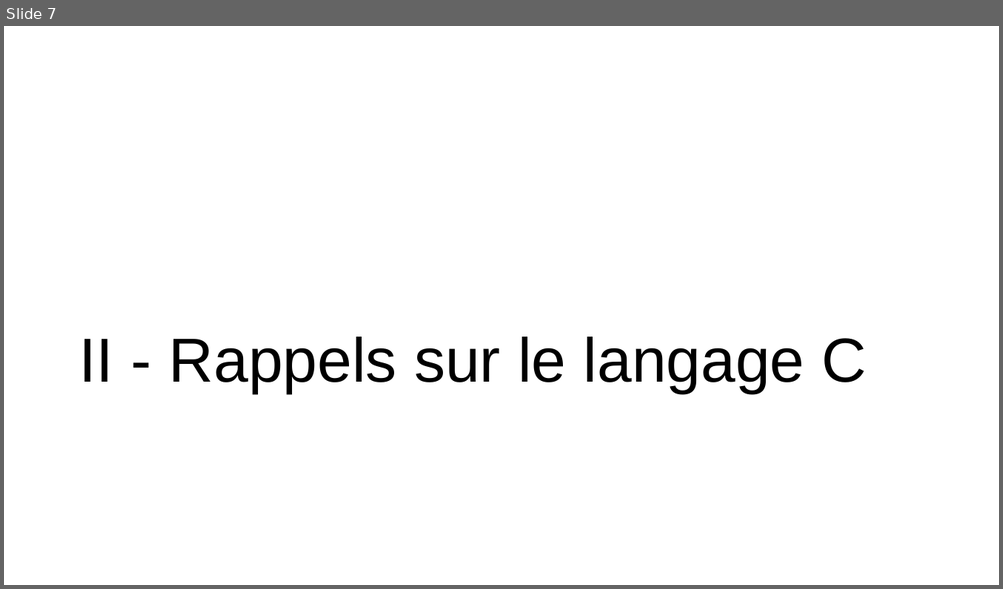
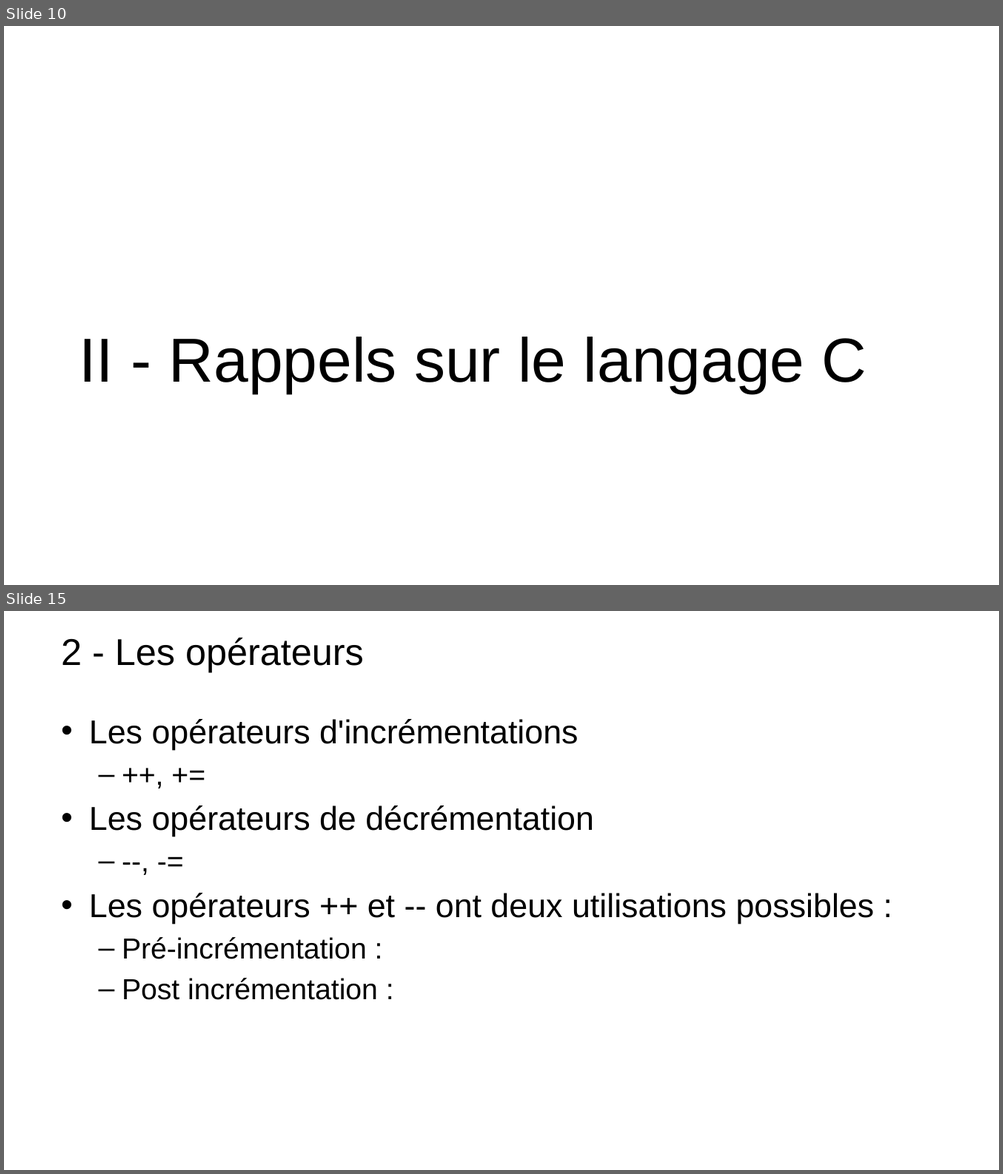
Before and after one commit to t-tortosa/cppCourses, a slide deck: POO.pptx. Shown one above the other, each under a label of ours: slide 7 before the commit, slides 10 and 15 after it; the slides between them are not shown. The pictures are 1003x589 and 1003x1174 pixels, drawn with LibreOffice and Linux fonts; fonts in the diff are those of the drawing; background and template pictures are left out. Boxes give left, top, right and bottom in pixels: in the first picture for what was removed or moved away, otherwise in the second. Text is boxed around its words. In the diff, an @@ line names an element or a change of style, - is before the commit and + after.

```diff
--- a/POO.pptx
+++ b/POO.pptx
@@ slide 15 added at (4, 611, 999, 1170), background picture (left out) @@
@@ title added at (61, 638, 364, 672), 36 pt, text #000000 @@
+2 - Les opérateurs
@@ text added at (89, 719, 874, 1000), 32 pt, text #000000 @@
+• Les opérateurs d'incrémentations
+  – ++, +=
+• Les opérateurs de décrémentation
+  – --, -=
+• Les opérateurs ++ et -- ont deux utilisations possibles :
+  – Pré-incrémentation :
+  – Post incrémentation :
@@ what was slide 7 is now slide 10 @@
```
Also in this commit, not shown: 4 slides changed, 6 other slides added, 1 slide removed, 4 other files.
